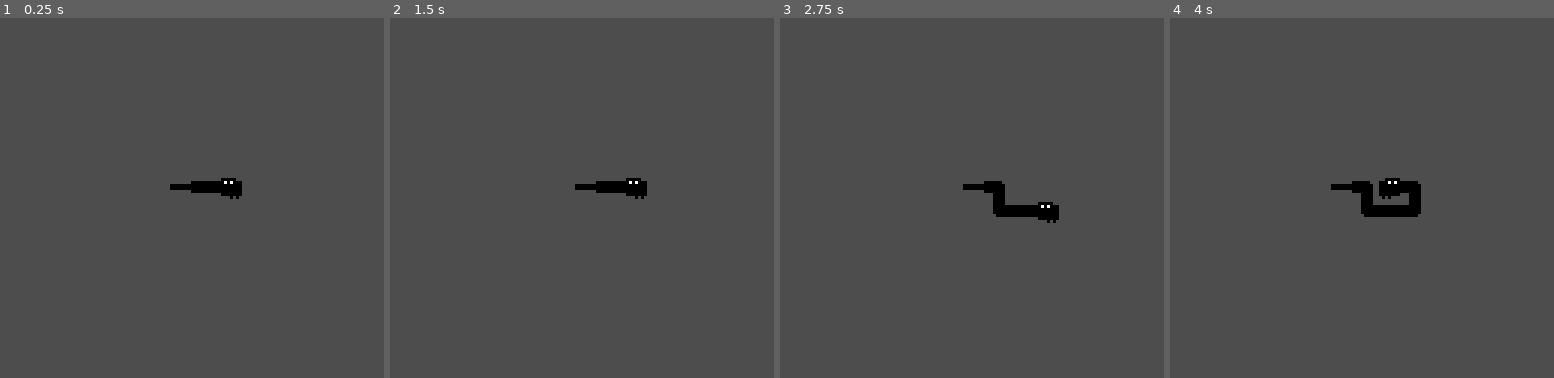
Above: before the commit, frames 1-4 (left to right).
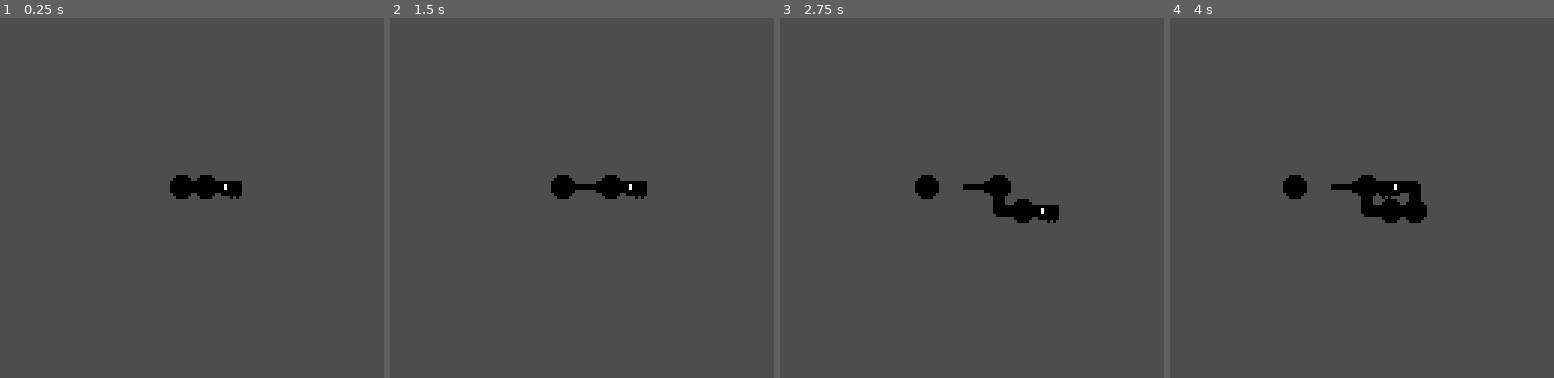
Above: after the commit, the same moments.

Repository: Vexcenot/Snake-game
Game: Godot game, scene res://scenes/main.tscn
Two runs of this game, one before a commit and one after it. Both use one fixed random seed, a clock stepped at 60 frames per second and the inputs below.
Inputs:
- Up to frame 1 (0.25 s): no input
- Up to frame 2 (1.5 s): tap Enter at 0.5 s; hold D (k_right) 0.53-1.28 s; tap Space (k_action) at 0.6, 1.35 s; hold S (k_down) from 1.28 s (still down)
- Up to frame 3 (2.75 s): release S (k_down) at 2.03 s; hold D (k_right) from 2.03 s (still down); tap Space (k_action) at 2.1 s
- Up to frame 4 (4 s): release D (k_right) at 2.78 s; hold W (k_up) 2.78-3.53 s; tap Space (k_action) at 2.85, 3.6 s; hold A (k_left) from 3.53 s (still down)
The pictures show only the part of the screen within x 20-70%, y 27-77%; the shares and areas given below are measured in that part.

The runs differ from the first frame. In frame 1, 0.4% of the frame differs, in the area x 44-62%, y 43-51%; in frame 2, 0.5%; in frame 3, 0.7%; in frame 4, 0.8%, in the area x 29-67%, y 43-57%.

Commit message:
made snake fat when eated

Diff:
--- a/scenes/head.tscn
+++ b/scenes/head.tscn
@@ -24,7 +24,7 @@
 [node name="Sprite2D" type="Sprite2D" parent="."]
 z_index = 100
 texture = ExtResource("2_u8oco")
-hframes = 6
+hframes = 13
 frame = 2
 
 [node name="CollisionShape2D" type="CollisionShape2D" parent="."]
--- a/scenes/tail.tscn
+++ b/scenes/tail.tscn
@@ -9,7 +9,7 @@
 
 [node name="Sprite2D" type="Sprite2D" parent="."]
 texture = ExtResource("1_lqcct")
-hframes = 6
+hframes = 13
 frame = 1
 
 [node name="tail_collision" type="StaticBody2D" parent="Sprite2D"]
--- a/script/character_body_2d.gd
+++ b/script/character_body_2d.gd
@@ -19,6 +19,8 @@
 var facing = "right"
 var facing_prev = "right"
 var movesame = false
+var pending_tail_segment = false  # Flag to track pending tail addition
+var temp_segments = []  # Stores temporary ghost segments
 @export var tail_segment_scene: PackedScene = preload("res://scenes/tail.tscn")
 @onready var up: RayCast2D = $up
 @onready var down: RayCast2D = $down
@@ -65,6 +67,7 @@
 		print("Final tail position:", last.global_position)
 		print("Turn positions:", turn_positions)
 
+
 func spawn_tail_segment():
 	if tail_segment_scene:
 		# Check if the last tail segment exists and has frame 4
@@ -85,9 +88,37 @@
 		if sprite:
 			await get_tree().create_timer(0.1).timeout
 
+		# Spawn a temporary segment behind the new one
+		spawn_temp_segment(tail_segment)
+
 		# Ensure only the last tail segment is updated, without resetting previous turn frames
 		update_tail_frames()
 
+
+func spawn_temp_segment(tail_segment):
+	# Spawn ghost segment behind the new one
+	var temp_segment = tail_segment_scene.instantiate()
+	get_parent().add_child(temp_segment)
+
+	# Position it behind the new tail segment
+	var offset = -direction * move_distance  # Move one step backward
+	temp_segment.global_position = tail_segment.global_position + offset
+
+	# Set frame to 6 (ghost segment)
+	var temp_sprite = temp_segment.get_node("Sprite2D")
+	if temp_sprite:
+		temp_sprite.frame = 6
+
+	temp_segments.append(temp_segment)  # Store temp segment for removal later
+
+func remove_reached_temp_segments():
+	# Check if the last tail segment has reached any temp segment
+	if tail_segments.size() > 0 and temp_segments.size() > 0:
+		var last_tail = tail_segments[-1]
+		for i in range(temp_segments.size() - 1, -1, -1):  # Iterate in reverse for safe removal
+			if last_tail.global_position.distance_to(temp_segments[i].global_position) < move_distance * 0.5:
+				temp_segments[i].queue_free()  # Remove segment
+				temp_segments.remove_at(i)  # Remove from list
 
 func update_tail_frames():
 	if tail_segments.is_empty():
@@ -108,10 +139,6 @@
 				adjust_turn_frame(segment_sprite, turn[1], turn[2])
 				break  # Stop checking once a turn is found
 
-
-
-
-
 func time_reset():
 	if timer >= final_time:
 
@@ -161,13 +188,8 @@
 			update_tail_orientation(tail_segments[i], orientations[i + 1])
 			check_turn_segment(tail_segments[i], positions[i + 1])
 
-
-##################FIX THIS################
-	# Move the last tail segment but also remove past turns it crosses
-	if tail_segments.size() > 0:
-		var last_index = tail_segments.size()
-		if positions.size() > last_index:
-			remove_past_turns(positions[last_index])  # Remove turns at this position
+	# Remove temporary segments once the final tail reaches them
+	remove_reached_temp_segments()
 
 func remove_past_turns(last_tail_position):
 	for i in range(turn_positions.size() - 1, -1, -1):  # Iterate in reverse to safely remove elements
@@ -253,8 +275,6 @@
 			sprite.flip_h = false
 			sprite.rotation_degrees = 90
 
-var pending_tail_segment = false  # Flag to track pending tail addition
-
 func interact():
 	if Input.is_action_just_pressed("k_action") and tail_segment_scene and positions.size() > 1:
 		pending_tail_segment = true  # Mark that we want to add a tail
Binary file changed: sprite/snake whole.png
